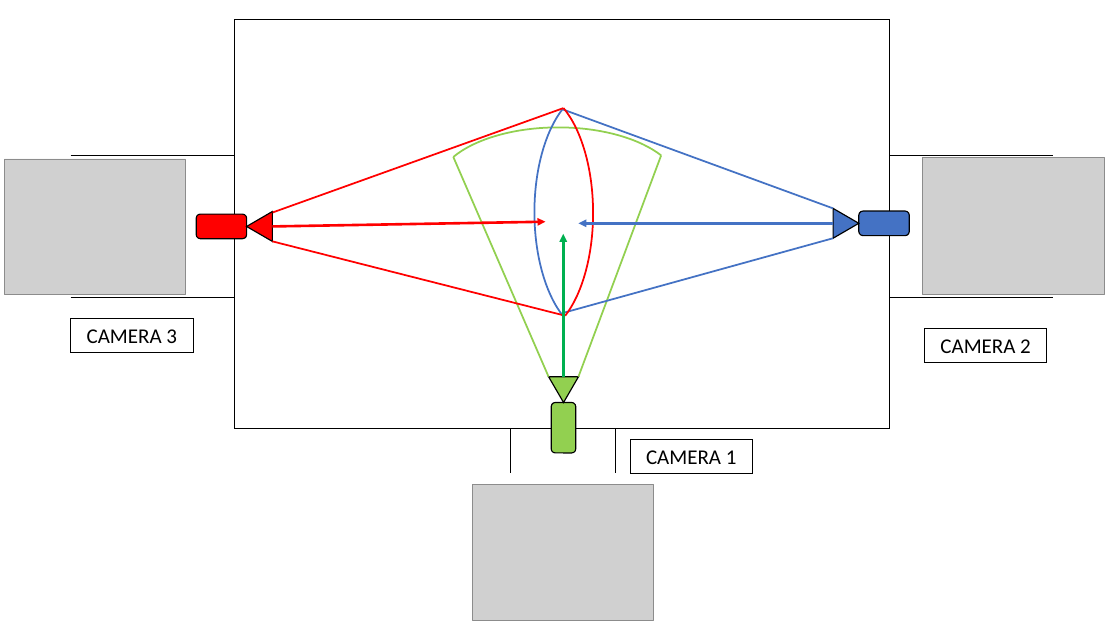
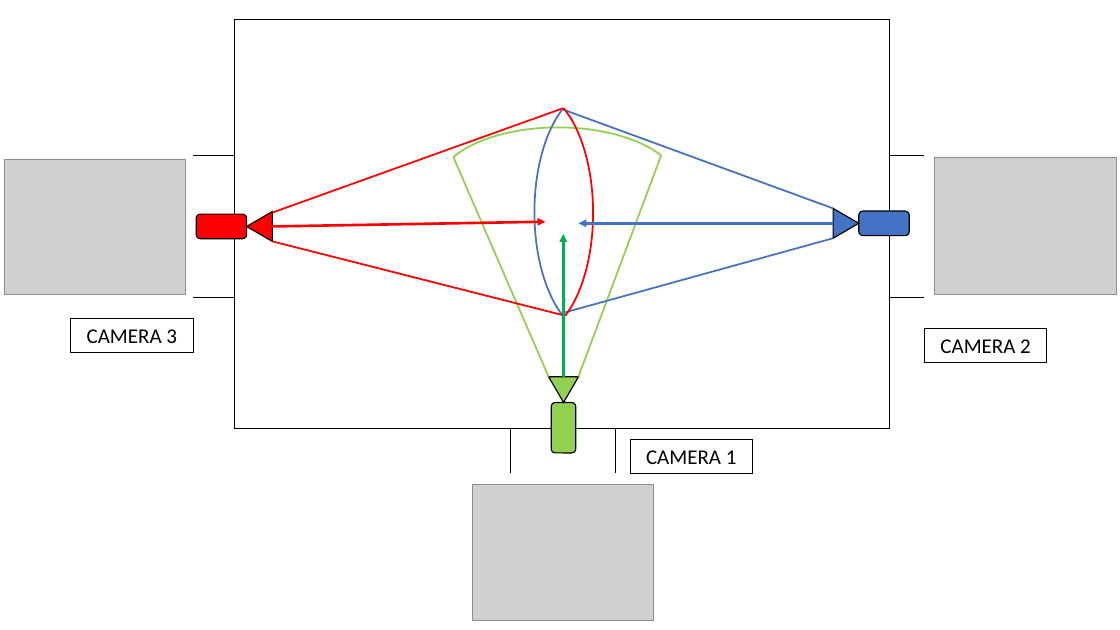
Before and after one commit to hlcool/IPCV-MasterThesis, a slide deck: slide 1 of Report/Images/Proposed System/Camera Static Configuration.pptx. Drawn at 1120x630 pixels with LibreOffice and Linux fonts; fonts in the diff are those of the drawing; grey boxes stand for pictures. Boxes give left, top, right and bottom in pixels: in the first picture for what was removed or moved away, otherwise in the second. Text is boxed around its words. In the diff, an @@ line names an element or a change of style, - is before the commit and + after.

```diff
--- a/Report/Images/Proposed System/Camera Static Configuration.pptx
+++ b/Report/Images/Proposed System/Camera Static Configuration.pptx
@@ line moved from (71, 155) - (234, 155) to (193, 155) - (234, 155) @@
@@ line moved from (890, 155) - (1054, 155) to (890, 155) - (925, 155) @@
@@ picture: place and size @@
-picture at [923,158,1105,295]
+picture at [935,158,1117,295]
@@ line moved from (71, 297) - (234, 297) to (193, 297) - (234, 297) @@
@@ line moved from (890, 297) - (1054, 297) to (890, 297) - (925, 297) @@
```
Also in this commit, not shown: 27 other files.
